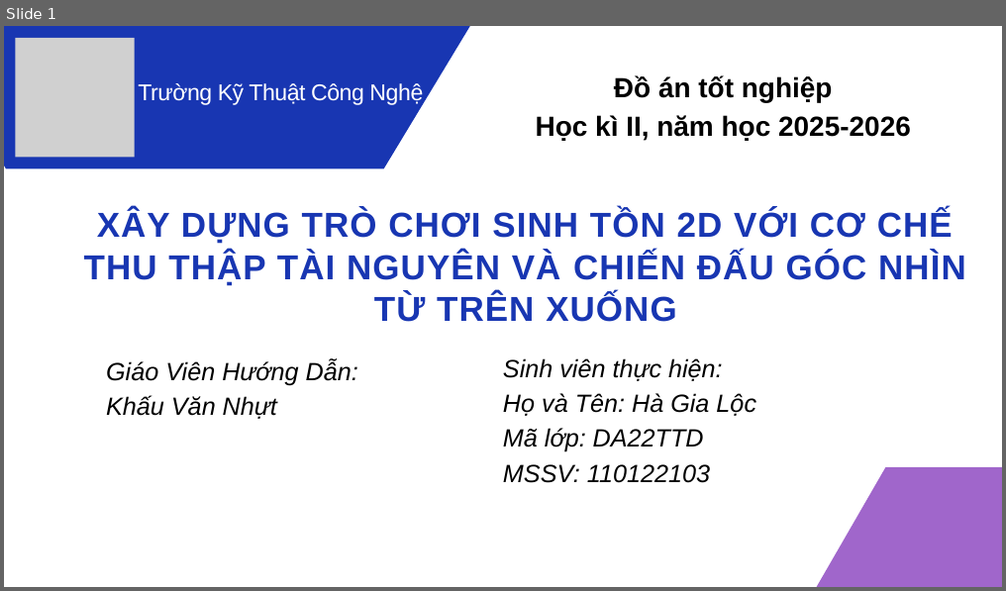
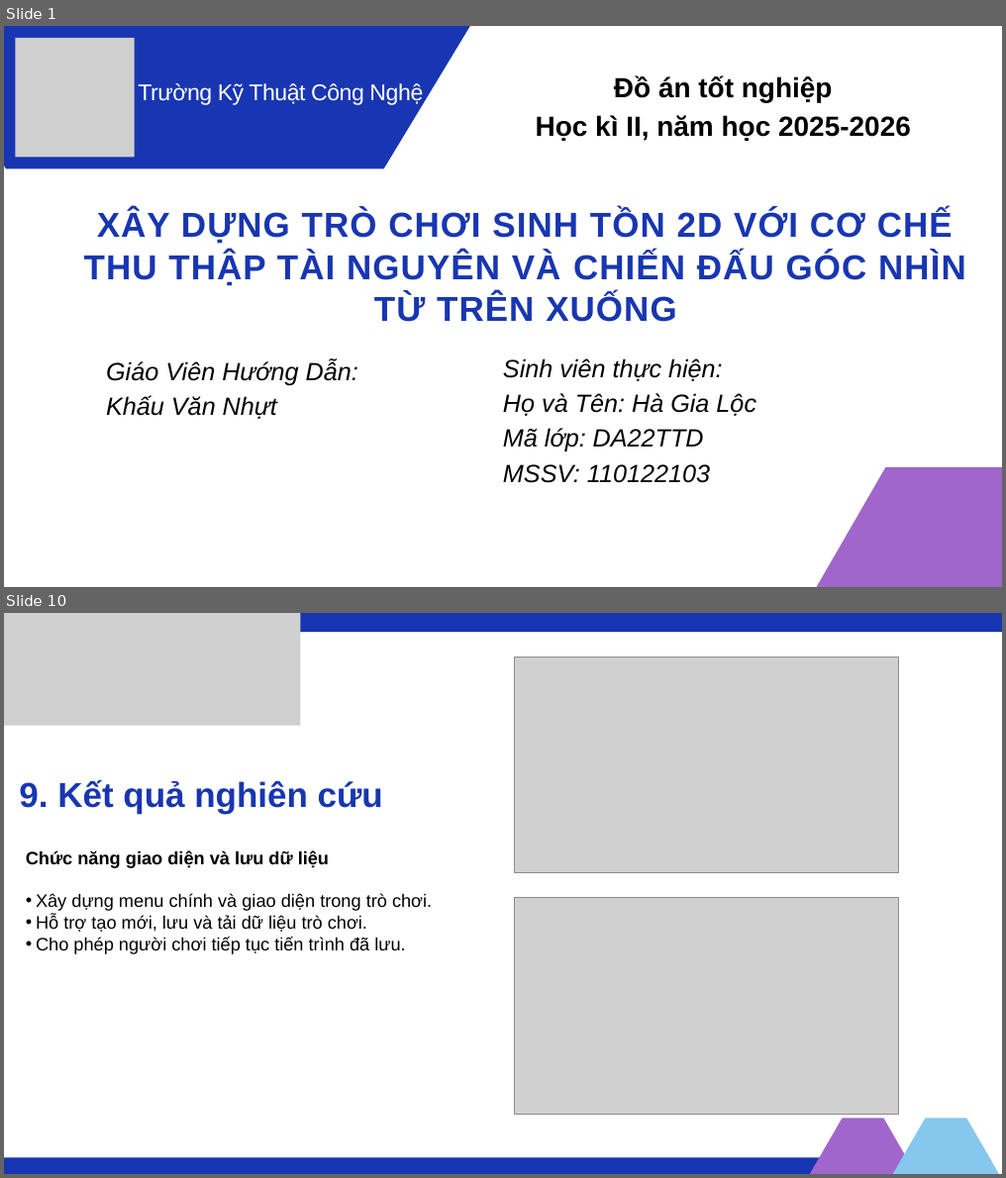
Before and after one commit to HaGiaLoc/tn-da22ttd-110122103-hagialoc-xaydungtrochoisinhton2d, a slide deck: thesis/abs/tn_slide.pptx. Shown one above the other, each under a label of ours: slide 1 before the commit, slides 1 and 10 after it; the slides between them are not shown. The pictures are 1006x591 and 1006x1178 pixels, drawn with LibreOffice and Linux fonts; fonts in the diff are those of the drawing; grey boxes stand for pictures. Boxes give left, top, right and bottom in pixels: in the first picture for what was removed or moved away, otherwise in the second. Text is boxed around its words. In the diff, an @@ line names an element or a change of style, - is before the commit and + after.

Commit message:
Hoàn thành slide thuyết trình

```diff
--- a/thesis/abs/tn_slide.pptx
+++ b/thesis/abs/tn_slide.pptx
@@ slide 10 added at [4,613,1002,1174], background #FFFFFF @@
@@ picture added at [4,613,300,725] @@
@@ rectangle added at [265,613,1002,632], fill #1836B2 @@
@@ picture added at [515,657,899,873] @@
@@ text added at [19,780,383,814], 50 pt, text #1836B2, bold @@
+9. Kết quả nghiên cứu
@@ text added at [26,851,432,955], 26 pt, text #000000 @@
+Chức năng giao diện và lưu dữ liệu
+• Xây dựng menu chính và giao diện trong trò chơi.
+• Hỗ trợ tạo mới, lưu và tải dữ liệu trò chơi.
+• Cho phép người chơi tiếp tục tiến trình đã lưu.
@@ picture added at [515,898,899,1114] @@
@@ freeform shape added at [775,1118,949,1174], fill #A066CB @@
@@ freeform shape added at [858,1118,1002,1174], fill #86C7ED @@
@@ rectangle added at [4,1157,902,1174], fill #1836B2 @@
```
Also in this commit, not shown: 9 slides changed, 5 other slides added, 9 slides removed.
